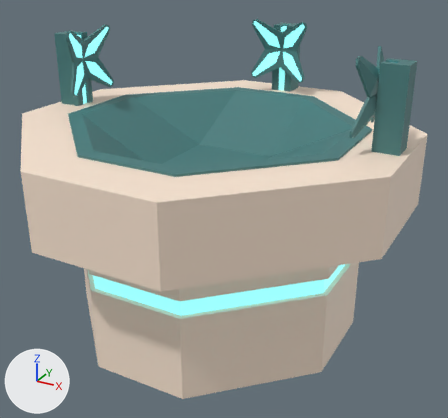
What one commit did to the FBX model Assets/3D Models/Machines/Extractor.fbx.
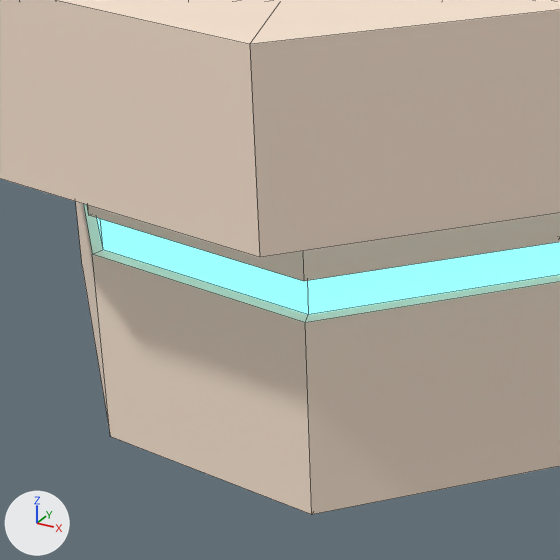
Each version is shown whole from a camera (50 mm lens) standing at (1.381, -2.415, 1.787) and looking at (0.063, -0.017, 0.588), then close up on the part from 12% to 64% of the width and 44% to 100% of the height. The axes (+X, +Y, +Z) are drawn at lower left. The lights are the same throughout. The close-ups show mesh edges as thin lines. Objects named as collision shapes, trigger or cutter boxes, shadow casters or lower levels of detail are left out. Where no turn or scale is listed for an object, it has been applied to the vertices.

Before the edit, the objects in view are built like this:
```python
me_cube_001 = bpy.data.meshes.new('Cube.001')
me_cube_001.from_pydata(...)  # 602 vertices, 580 faces; spans x -0.9..0.9, y -0.9..0.9, z 0.0..1.38
# faces by material slot: [110, 400, 70]
me_cube_001.materials.append(mat_main)  # beige #ffe9d6
me_cube_001.materials.append(mat_accent)  # dark cyan #467c7c
me_cube_001.materials.append(mat_light)  # cyan #89e8e8
ob_extractor_lod0 = bpy.data.objects.new('Extractor_LOD0', me_cube_001)
ob_extractor_lod0.location = (0.0, 0.0, 0.0)
```
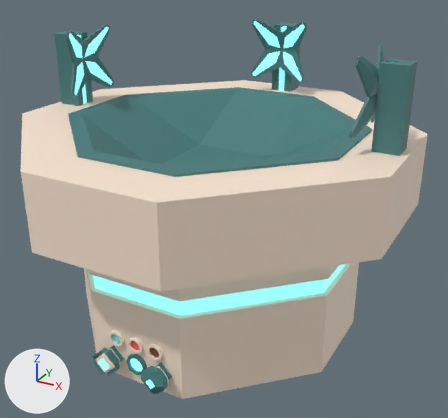
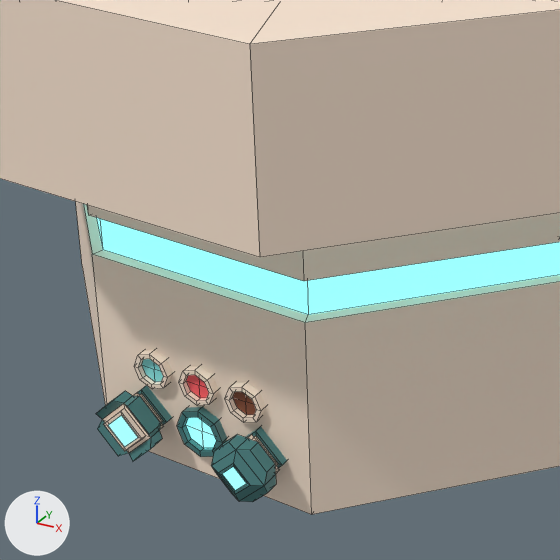
Boxes [x1, y1, x2, y2] around the edits, measured in the close-ups (560 x 560 px):
'Upgrade_Power', added (cyan)
    after: [211, 434, 279, 502]
    faces in mat_accent (dark cyan #467c7c): [211, 434, 276, 502]
    faces in mat_light (cyan #89e8e8): [222, 467, 247, 491]
    faces in mat_main (beige #ffe9d6): [247, 434, 279, 473]
'Upgrade_Efficiency', added (cyan)
    after: [96, 391, 163, 461]
    faces in mat_accent (dark cyan #467c7c): [96, 391, 162, 461]
    faces in mat_main (beige #ffe9d6): [102, 393, 163, 453]
    faces in mat_light (cyan #89e8e8): [108, 416, 138, 447]
part 1 of me_cube_001, added (cyan)
    after: [177, 407, 227, 457]
part 2 of me_cube_001, added
    after: [134, 350, 173, 389]
part 3 of me_cube_001, added
    after: [179, 366, 218, 406]
part 4 of me_cube_001, added (beige)
    after: [225, 382, 266, 423]
part 5 of me_cube_001, added (cyan)
    after: [137, 385, 172, 425]
part 6 of me_cube_001, added (cyan)
    after: [245, 427, 287, 468]

The edits, one by one:
Material 'EarthSymbol' (mat_earthsymbol) is new.
Its base color is (0.212, 0.0595, 0.0252) (brown #7f452c).
Material 'WaterSymbol' (mat_watersymbol) is new.
Its base color is (0.25, 0.807, 0.807) (cyan #89e8e8).
Material 'FireSymbol' (mat_firesymbol) is new.
Its base color is (1.0, 0.112, 0.13) (red #ff5e65).
me_cube_001 is used by ob_extractor_lod0; location (0.0, 0.0, 0.0).
me_cube_001 had 602 vertices, 580 faces and spanned x -0.9..0.9, y -0.9..0.9, z 0.0..1.38.
me_cube_001 now has 766 vertices, 718 faces and spans x -0.9..0.9, y -0.9..0.9, z 0.0..1.38.
me_cube_001 part 1: a new loose piece of 33 vertices spanning x -0.05..0.05, y -0.69..-0.59, z 0.05..0.15.
me_cube_001 part 2: a new loose piece of 33 vertices spanning x -0.14..-0.06, y -0.69..-0.59, z 0.16..0.24.
me_cube_001 part 3: a new loose piece of 33 vertices spanning x -0.04..0.04, y -0.69..-0.59, z 0.16..0.24.
me_cube_001 part 4: a new loose piece of 33 vertices spanning x 0.06..0.14, y -0.69..-0.59, z 0.16..0.24.
me_cube_001 part 5: a new loose piece of 16 vertices spanning x -0.18..-0.07, y -0.69..-0.62, z 0.05..0.15, in mat_accent (dark cyan #467c7c).
me_cube_001 part 6: a new loose piece of 16 vertices spanning x 0.07..0.18, y -0.69..-0.62, z 0.05..0.15, in mat_accent (dark cyan #467c7c).
me_cube_001 now uses material mat_watersymbol (cyan #89e8e8).
me_cube_001 now uses material mat_firesymbol (red #ff5e65).
me_cube_001 now uses material mat_earthsymbol (brown #7f452c).
Mesh me_cube_034 is new.
It has 52 vertices, 49 faces and spans x -0.1858..-0.0642, y -0.7505..-0.6905, z 0.0392..0.1608.
Faces by material slot: [28, 20, 1].
It uses material mat_main (beige #ffe9d6).
It uses material mat_accent (dark cyan #467c7c).
It uses material mat_light (cyan #89e8e8).
Mesh me_cube_035 is new.
It has 48 vertices, 45 faces and spans x 0.0698..0.1802, y -0.7605..-0.6905, z 0.0448..0.1552.
Faces by material slot: [12, 32, 1].
It uses material mat_main (beige #ffe9d6).
It uses material mat_accent (dark cyan #467c7c).
It uses material mat_light (cyan #89e8e8).
Object 'Upgrade_Efficiency' (ob_upgrade_efficiency) is new; it shows me_cube_034.
Its location is (0.0, 0.0, 0.0).
Object 'Upgrade_Power' (ob_upgrade_power) is new; it shows me_cube_035.
Its location is (0.0, 0.0, 0.0).
